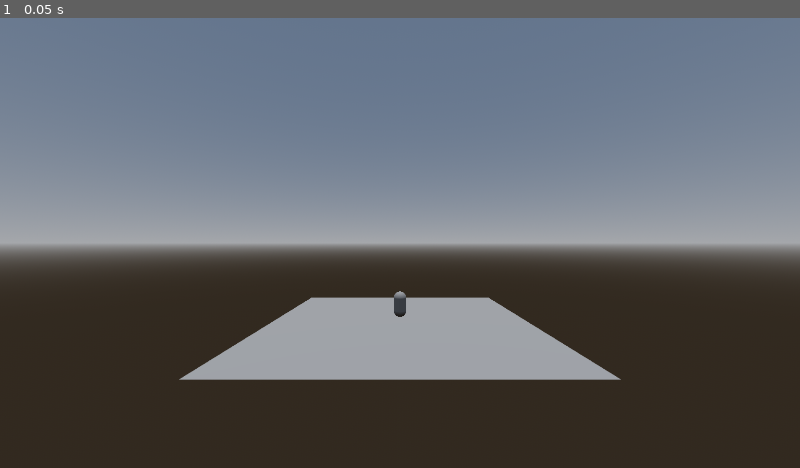
Above: before the commit, frame 1.
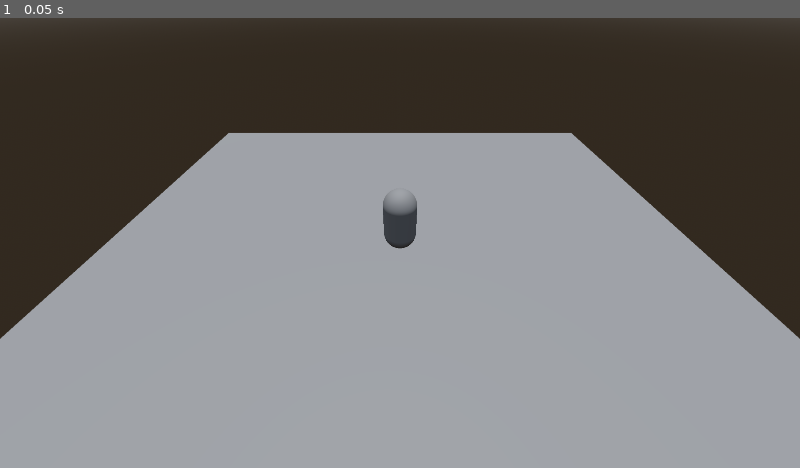
Above: after the commit, the same moment.

Repository: Alexoga9/3D3HJam
Game: Godot game, scene res://Nodes/Piso.tscn
The game is run twice, just before and just after one commit, with the same random seed, the same clock (stepped at 60 frames per second) and the same inputs. The project has no main scene, so this scene is started directly.
Inputs:
- Up to frame 1 (0.05 s): no input

The runs differ from the first frame. In frame 1, 85% of the frame differs, in the area x 0-100%, y 0-100%.

Commit message:
Más ajustes iniciales pequeños

Diff:
--- a/Nodes/Piso.tscn
+++ b/Nodes/Piso.tscn
@@ -32,7 +32,7 @@
 render_target_update_mode = 4
 
 [node name="Camera3D" type="Camera3D" parent="CanvasLayer/SubViewportContainer/SubViewport"]
-transform = Transform3D(1.19249e-08, 0, -1, 0, 1, 0, 1, 0, 1.19249e-08, -23.3252, 6.19583, 0)
+transform = Transform3D(8.85928e-09, 0.669377, -0.742923, -7.98225e-09, 0.742923, 0.669377, 1, 0, 1.19249e-08, -7.02058, 6.71234, 0)
 current = true
 
 [node name="StaticBody3D" type="StaticBody3D" parent="."]
--- a/icon.svg
+++ /dev/null
@@ -1 +0,0 @@
-<svg xmlns="http://www.w3.org/2000/svg" width="128" height="128"><rect width="124" height="124" x="2" y="2" fill="#363d52" stroke="#212532" stroke-width="4" rx="14"/><g fill="#fff" transform="translate(12.322 12.322)scale(.101)"><path d="M105 673v33q407 354 814 0v-33z"/><path fill="#478cbf" d="m105 673 152 14q12 1 15 14l4 67 132 10 8-61q2-11 15-15h162q13 4 15 15l8 61 132-10 4-67q3-13 15-14l152-14V427q30-39 56-81-35-59-83-108-43 20-82 47-40-37-88-64 7-51 8-102-59-28-123-42-26 43-46 89-49-7-98 0-20-46-46-89-64 14-123 42 1 51 8 102-48 27-88 64-39-27-82-47-48 49-83 108 26 42 56 81zm0 33v39c0 276 813 276 814 0v-39l-134 12-5 69q-2 10-14 13l-162 11q-12 0-16-11l-10-65H446l-10 65q-4 11-16 11l-162-11q-12-3-14-13l-5-69z"/><path d="M483 600c0 34 58 34 58 0v-86c0-34-58-34-58 0z"/><circle cx="725" cy="526" r="90"/><circle cx="299" cy="526" r="90"/></g><g fill="#414042" transform="translate(12.322 12.322)scale(.101)"><circle cx="307" cy="532" r="60"/><circle cx="717" cy="532" r="60"/></g></svg>
--- a/project.godot
+++ b/project.godot
@@ -12,7 +12,7 @@
 
 config/name="3D 3H  Jam"
 config/features=PackedStringArray("4.3", "Forward Plus")
-config/icon="res://icon.svg"
+config/icon="res://Assets/icon.svg"
 
 [autoload]
 
@@ -28,3 +28,12 @@
 [editor_plugins]
 
 enabled=PackedStringArray("res://addons/phantom_camera/plugin.cfg")
+
+[file_customization]
+
+folder_colors={
+"res://Assets/": "orange",
+"res://Nodes/": "blue",
+"res://Scripts/": "gray",
+"res://addons/": "red"
+}
Not shown, removed: icon.svg.import
